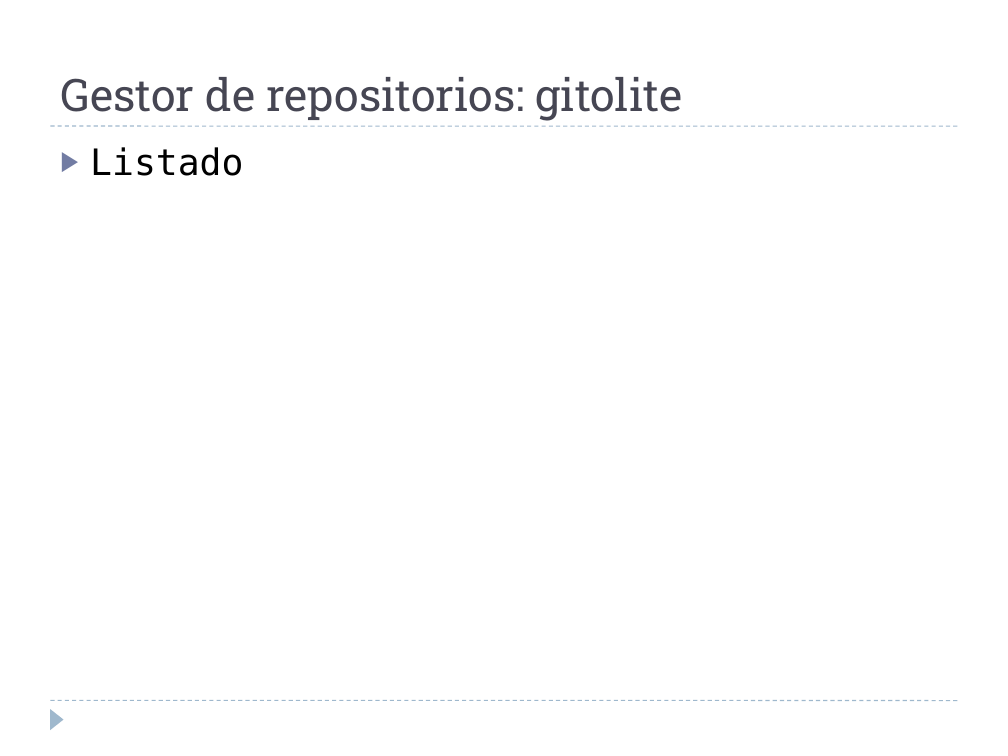
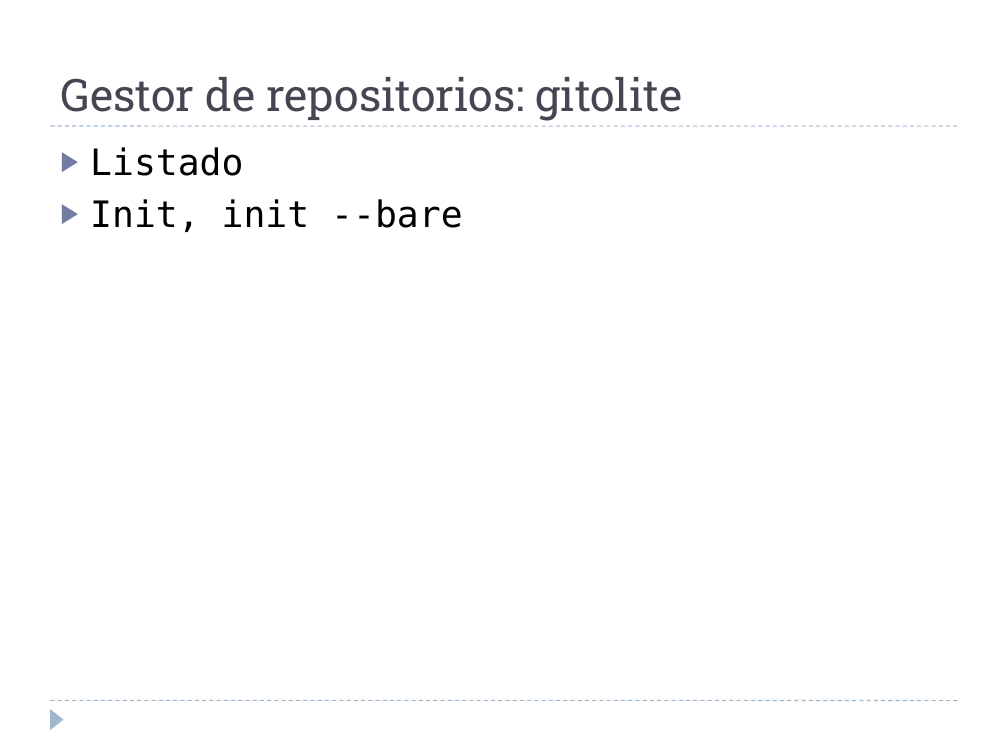
Before and after one commit to martina-if/curso_git, a slide deck: slide 42 of GIT.ppt (slide 37 before the commit). Drawn at 1008x756 pixels with LibreOffice and Linux fonts; fonts in the diff are those of the drawing. Boxes give left, top, right and bottom in pixels: in the first picture for what was removed or moved away, otherwise in the second. Text is boxed around its words. In the diff, an @@ line names an element or a change of style, - is before the commit and + after.

```diff
--- a/GIT.ppt
+++ b/GIT.ppt
@@ text at [90,199,462,232]: paragraph added @@
+▶ Init, init --bare
```
Also in this commit, not shown: 2 other slides changed, 5 slides added.
